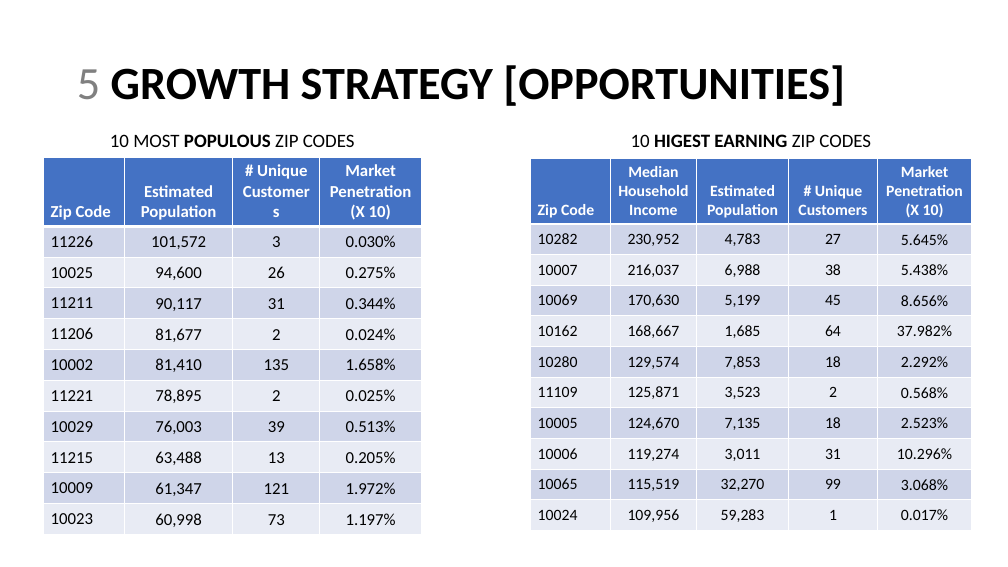
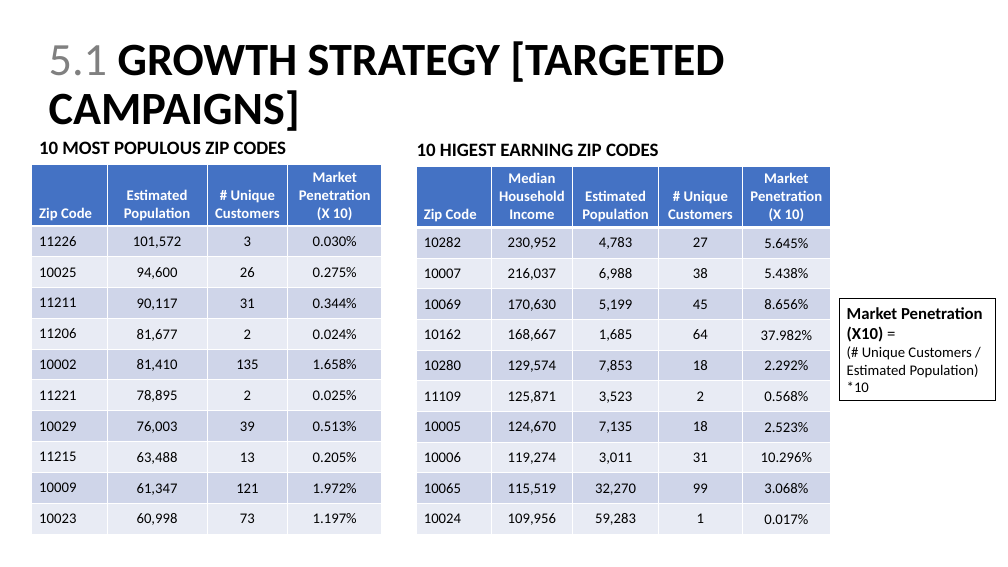
Before and after one commit to sstarkjr/PM_MarketAnalysis, a slide deck: slide 16 of Stephen_Stark_Analysis.pptx (slide 14 before the commit). Drawn at 1008x567 pixels with LibreOffice and Linux fonts; fonts in the diff are those of the drawing. Boxes give left, top, right and bottom in pixels: in the first picture for what was removed or moved away, otherwise in the second. Text is boxed around its words. In the diff, an @@ line names an element or a change of style, - is before the commit and + after.

```diff
--- a/Stephen_Stark_Analysis.pptx
+++ b/Stephen_Stark_Analysis.pptx
@@ title at [49, 41, 724, 131]: text changed @@
-5 GROWTH STRATEGY [OPPORTUNITIES]
+5.1 GROWTH STRATEGY [TARGETED CAMPAIGNS]
@@ text "10 MOST POPULOUS ZIP CODES": place and size @@
-text "10 MOST POPULOUS ZIP CODES" at [110, 134, 355, 147]
+text "10 MOST POPULOUS ZIP CODES" at [39, 141, 287, 154]
@@ text "10 MOST POPULOUS ZIP CODES" at [39, 141, 287, 154]: bold on in "10 MOST ZIP CODES"; alignment centre to left @@
@@ text "10 HIGEST EARNING ZIP CODES": place and size @@
-text "10 HIGEST EARNING ZIP CODES" at [631, 134, 871, 147]
+text "10 HIGEST EARNING ZIP CODES" at [417, 143, 659, 156]
@@ text "10 HIGEST EARNING ZIP CODES" at [417, 143, 659, 156]: bold on in "10 ZIP CODES"; alignment centre to left @@
@@ table at [32, 165, 382, 534] @@
@@ size 16 to 14 pt @@
@@ table: place and size @@
-table at [43, 157, 421, 534]
+table at [32, 165, 382, 534]
@@ table at [417, 166, 830, 534] @@
@@ size 15 to 14 pt @@
@@ table: place and size @@
-table at [530, 159, 972, 530]
+table at [417, 166, 830, 534]
@@ rectangle added at [839, 299, 995, 401], outline #000000 0.75 pt, 14 pt, text #000000 @@
+Market Penetration (X10) =
+(# Unique Customers / Estimated Population) *10
```
Also in this commit, not shown: 14 other slides changed, 4 slides added, 5 slides removed, 1 other file.
